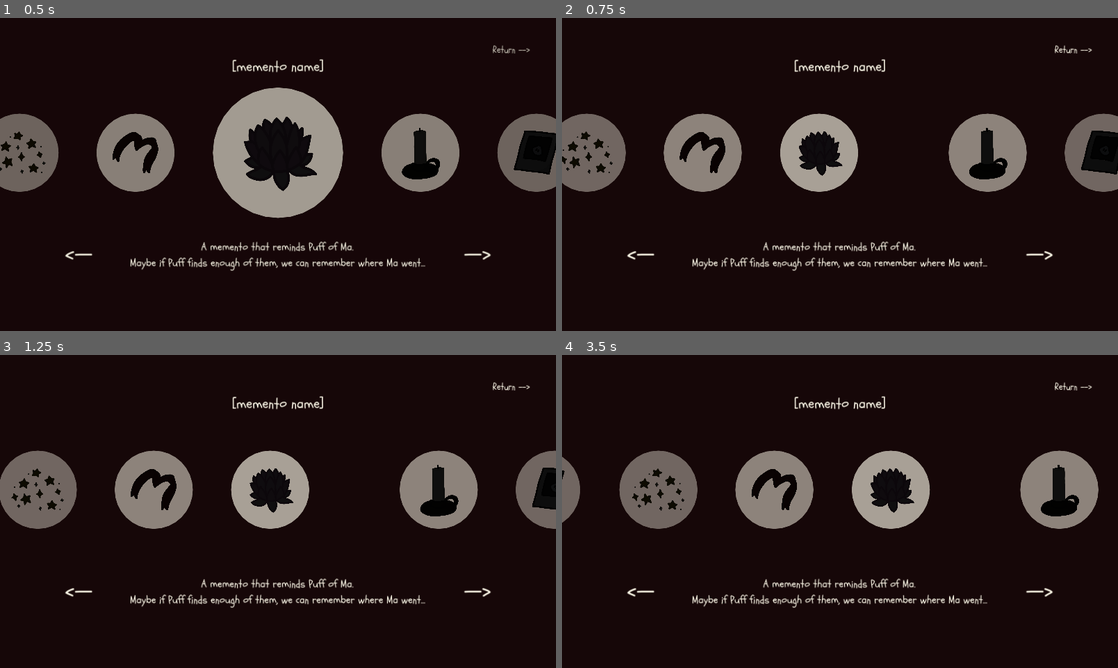
Above: before the commit, frames 1-4 (two rows, left to right).
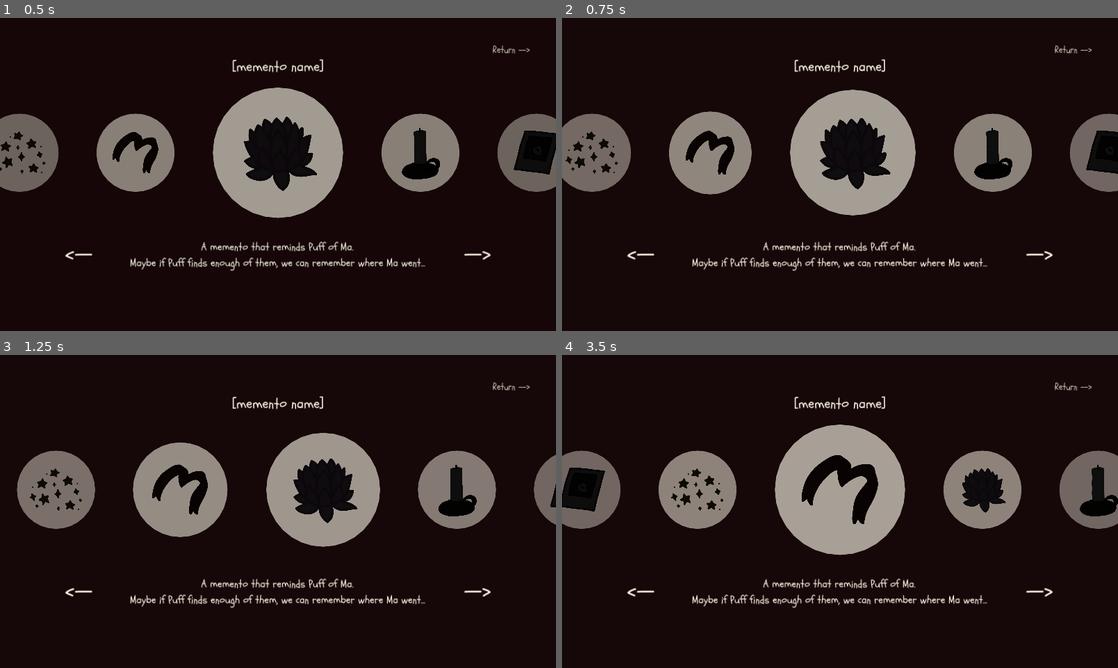
Above: after the commit, the same moments.

Repository: solicht88/I-am-a-Fluff
Game: Godot game, scene res://scenes/mementos/mementos.tscn
Two runs of this game, one before a commit and one after it. Both use one fixed random seed, a clock stepped at 60 frames per second and the inputs below. This scene is started directly instead of the project's main scene.
Inputs (mouse positions are in pixels of both pictures, inside the frame that each line leads up to):
- Up to frame 1 (0.5 s): no input
- Up to frame 2 (0.75 s): click "—>" at 0.5 s
- Up to frame 3 (1.25 s): no input
- Up to frame 4 (3.5 s): move the mouse to (962, 495) at 1.27 s; press the mouse at (962, 495) at 1.28 s; move the mouse to (728, 527) at 2.02 s; release the mouse at (728, 527) at 2.03 s; click (728, 527) at 2.1 s; move the mouse to (895, 442) at 2.77 s; press the mouse at (895, 442) at 2.78 s

Frame 1 is identical in both runs. In frame 2, 8.5% of the frame differs, in the area x 0-100%, y 8-64%; in frame 3, 14%; in frame 4, 19%.

Commit message:
finished & cleaned up mementos carousel animation for right direction + refined disabled btn state

Diff:
--- a/scenes/mementos/mem_interface.tscn
+++ b/scenes/mementos/mem_interface.tscn
@@ -191,6 +191,7 @@
 mouse_default_cursor_shape = 2
 theme = ExtResource("2_0gk1o")
 theme_override_colors/font_color = Color(0.996078, 0.984314, 0.917647, 0.784314)
+theme_override_colors/font_disabled_color = Color(0.996078, 0.984314, 0.917647, 0.784314)
 text = "Return -->"
 
 [connection signal="pressed" from="left_btn" to="." method="_on_left_btn_pressed"]
--- a/scripts/mementos/mem_interface.gd
+++ b/scripts/mementos/mem_interface.gd
@@ -47,40 +47,63 @@
 		Vector2(1145, 220)
 	]
 
-	var modulates = [
-		Color.hex(0xffffff64),
-		Color.hex(0xffffff82),
-		Color.hex(0xffffffa0),
-		Color.hex(0xffffff82),
-		Color.hex(0xffffff64)
+	var mods_a = [
+		100,
+		130,
+		160,
+		130,
+		100
+	]
+
+	var mods_c = [
+		Color8(255, 255, 255, 100),
+		Color8(255, 255, 255, 130),
+		Color8(255, 255, 255, 160),
+		Color8(255, 255, 255, 130),
+		Color8(255, 255, 255, 100)
 	]
 
 	for btn in btns:
 		btn.disabled = true
+		btn.set_default_cursor_shape(Control.CURSOR_ARROW)
 
+	''' old, simpler animation code
 	panels[2].size = small_size
 	panels[2].position.y = 220
 	panels[2].get_child(0).scale = small_img_scale
-	#cur_focus.position = Vector2(550, 220)
+	cur_focus.position = Vector2(550, 220)
+	'''
 
-	# for leaving large circle: 328, all other circles can add 267/268
-	# TODO: add list of goal positions for circles to move to
-	# TODO: have circle on end reappear on other end
-	# TODO: make circle size change gradual instead of instant
-	# TODO: have self-modulate transparency change based on current circle order
+	# adjustment variables for changing from small to large circle
+	var adj_size = Vector2(120.0/133.0, 120.0/133.0) # (300-180)/133 = ~0.9
+	var adj_scale = Vector2(0.117/133.0, 0.117/133.0) # (0.292-0.175)/133 = ~0.00088
+	var adj_y = 60.0/133.0 # (220-160)/133 = ~0.45
 
-	for i in range(267):
+	for i in range(267/2):
 		for panel in range(len(panels)):
-			'''
-			if panel == cur_focus:
-				panel.position.x += 2.4
-			else:
-				panel.position.x += 2
-			'''
 			var cur_panel = panels[panel]
-			cur_panel.position.x += 1
+			cur_panel.position.x += 2
+			cur_panel.self_modulate.a += (mods_a[(panel+1) % 5] - mods_a[panel]) / 255.0 / 133.0
+
+			if panel == 2:
+				# make previous center circle smaller
+				cur_panel.size -= adj_size
+				cur_panel.get_child(0).scale -= adj_scale
+				# gradually adjust y value
+				cur_panel.position.x += 388.0/133.0 - 2 # (878-490)/133 - 2 = ~0.92
+				cur_panel.position.y += adj_y
+
+			if panel == 1:
+				# make oncoming center circle larger
+				cur_panel.size += adj_size
+				cur_panel.get_child(0).scale += adj_scale
+				# gradually adjut y value
+				#cur_panel.position.x += 0
+				cur_panel.position.y -= adj_y
+
 			#panels[panel].position = positions[(panel+1) % 5]
-			if cur_panel.position.x == 1280:
+			# move panel to the other edge of screen after leaving the screen
+			if cur_panel.position.x >= 1280:
 				new_panels.remove_at(panel)
 				new_panels.push_front(panels[panel])
 				cur_panel.position = Vector2(-180, 220)
@@ -88,17 +111,28 @@
 		await get_tree().create_timer(0.001).timeout
 
 	panels = new_panels
-	#print(panels)
 
+	# correct position & size & scale of circles at end of animation
 	for i in range(len(panels)):
 		panels[i].position = positions[i]
+		panels[i].self_modulate = mods_c[i]
 
+		if i == 2:
+			panels[i].size = large_size
+			panels[i].get_child(0).scale = large_img_scale
+		else:
+			panels[i].size = small_size
+			panels[i].get_child(0).scale = small_img_scale
 
+	''' old animation code
 	var next_focus = panels[2]
 	var next_focus_img = next_focus.get_child(0)
 	next_focus.size = large_size
 	next_focus_img.scale = large_img_scale
+	'''
 
+	# TODO: change name + description text to match focus memento
 
 	for btn in btns:
 		btn.disabled = false
+		btn.set_default_cursor_shape(Control.CURSOR_POINTING_HAND)
